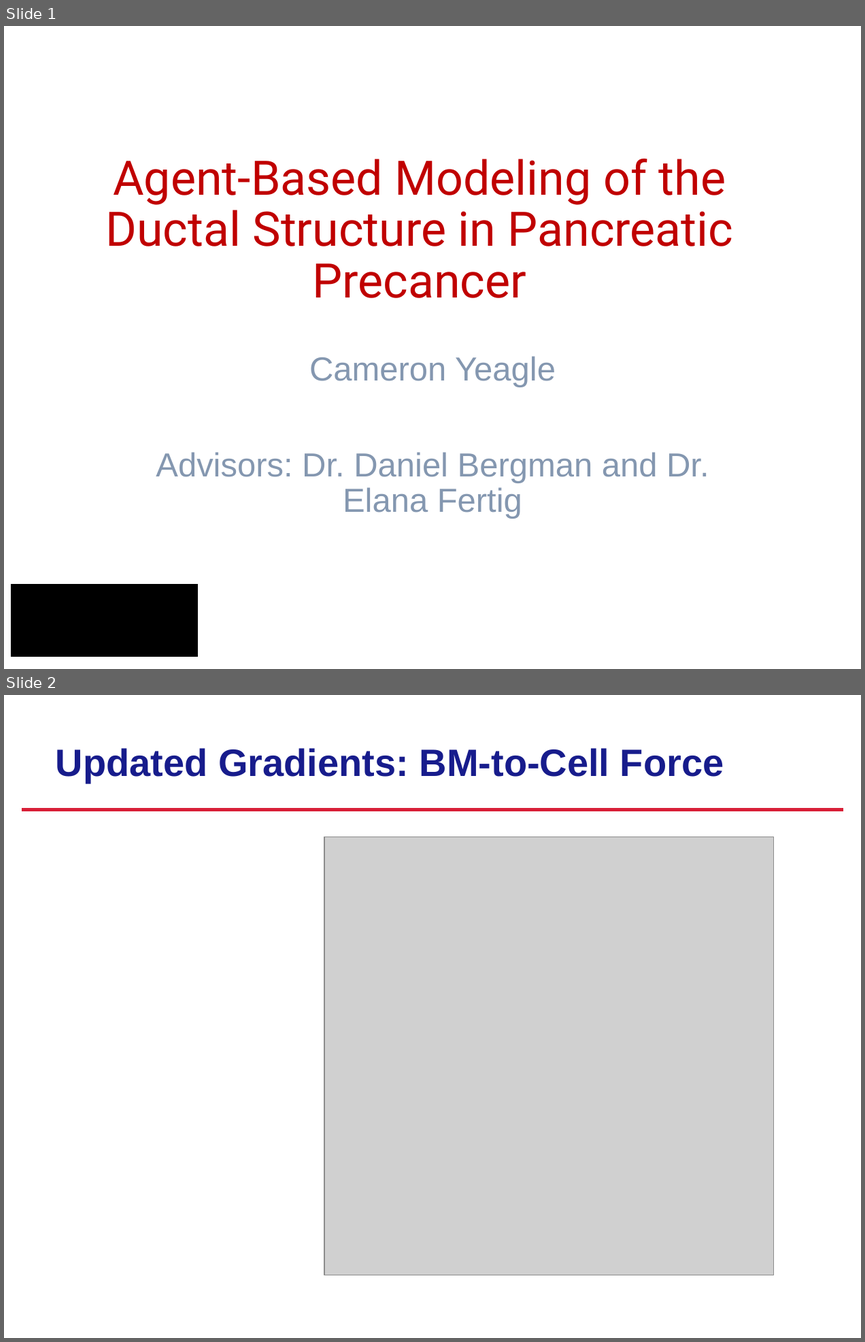
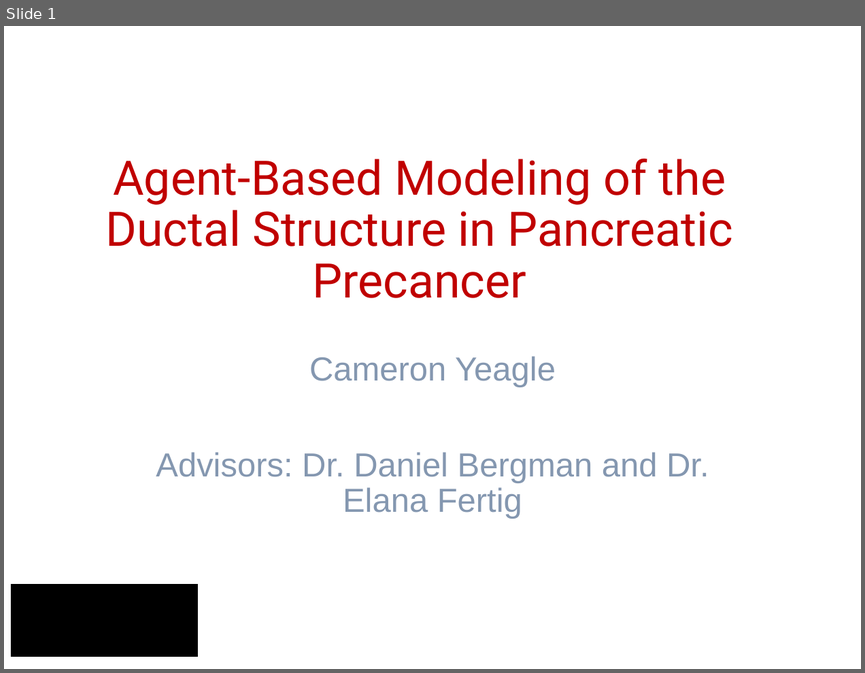
Before and after one commit to yeaglec/Project, a slide deck: Presentation/Project_Update_(8-12).pptx. Shown one above the other, each under a label of ours: slides 1 and 2 before the commit, slide 1 after it. The pictures are 865x1342 and 865x673 pixels, drawn with LibreOffice and Linux fonts; fonts in the diff are those of the drawing; grey boxes stand for pictures; background and template pictures are left out. Boxes give left, top, right and bottom in pixels: in the first picture for what was removed or moved away, otherwise in the second. Text is boxed around its words. In the diff, an @@ line names an element or a change of style, - is before the commit and + after.

```diff
--- a/Presentation/Project_Update_(8-12).pptx
+++ b/Presentation/Project_Update_(8-12).pptx
@@ slide 2 removed at box(4, 695, 861, 1338), background picture (left out) @@
@@ title removed at box(56, 748, 723, 783) @@
-Updated Gradients: BM-to-Cell Force
@@ line removed from (22, 810) to (843, 810) @@
@@ picture removed at box(324, 836, 773, 1275) @@
```
Also in this commit, not shown: 1 slide changed, 1 slide added, 5 other slides removed, 31 other files.
